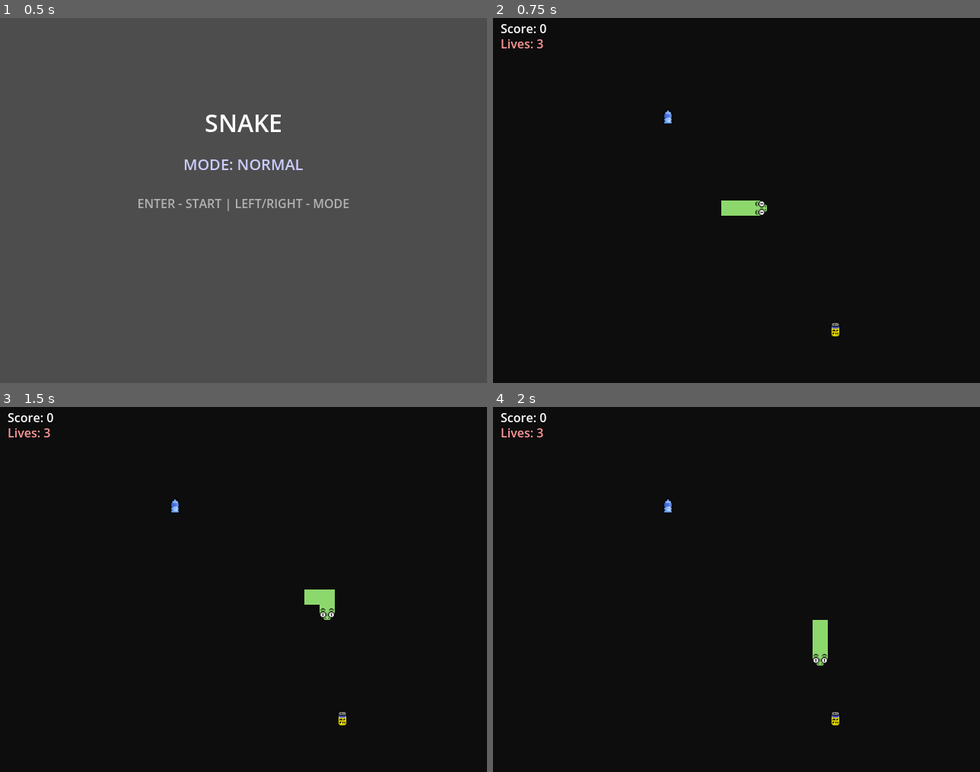
Above: before the commit, frames 1-4 (two rows, left to right).
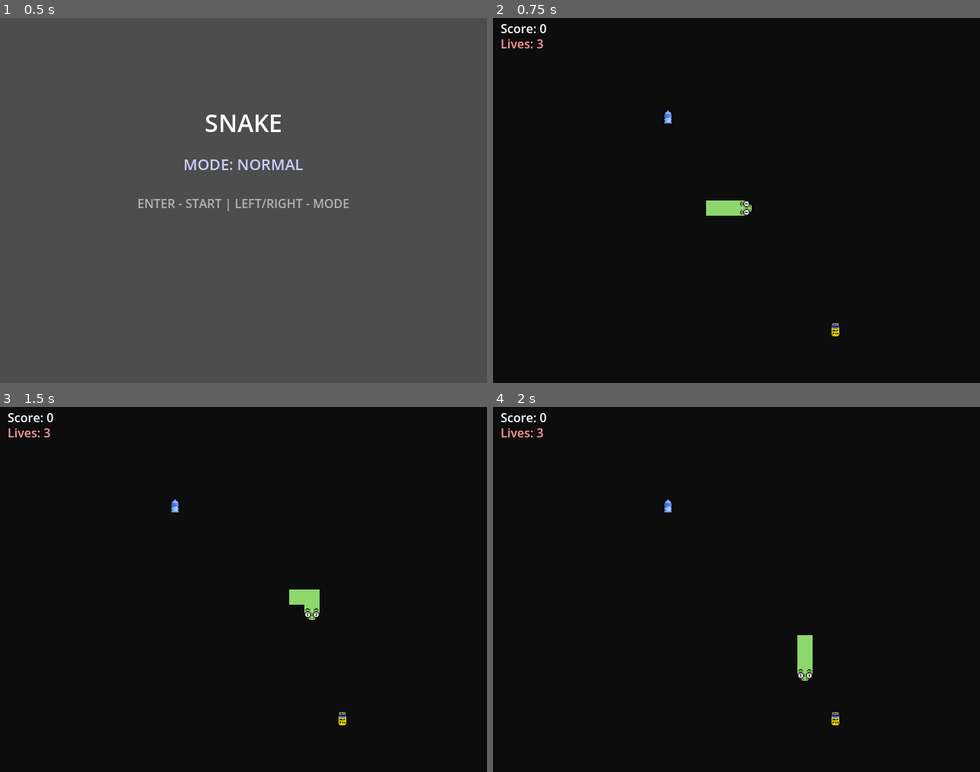
Above: after the commit, the same moments.

Repository: gdx165016/Looptrotter2D
Game: Godot game, scene res://scenes/snake_game.tscn
Two runs of this game, one before a commit and one after it. Both use one fixed random seed, a clock stepped at 60 frames per second and the inputs below. The project has no main scene, so this scene is started directly.
Inputs:
- Up to frame 1 (0.5 s): no input
- Up to frame 2 (0.75 s): tap Enter (ui_accept) at 0.5, 0.6 s; hold Right (ui_right) from 0.53 s (still down)
- Up to frame 3 (1.5 s): tap Enter (ui_accept) at 0.77, 1.07, 1.35 s; release Right (ui_right) at 1.28 s; hold Down (ui_down) from 1.28 s (still down)
- Up to frame 4 (2 s): keep holding Down (ui_down); tap Enter (ui_accept) at 1.52, 1.82 s

Frame 1 is identical in both runs. In frame 2, 0.3% of the frame differs, in the area x 43-57%, y 50-55%; in frame 3, 0.5%; in frame 4, 0.7%, in the area x 62-69%, y 58-75%.

Commit message:
wersja finalna
poprawa powrotu do ekranu głównego, poprawa hardcore mode, dodanie napisów tutorialowych

Diff:
--- a/scenes/snake_game.gd
+++ b/scenes/snake_game.gd
@@ -16,7 +16,7 @@
 
 enum Direction { UP, DOWN, LEFT, RIGHT }
 enum GameMode { NORMAL, HARDCORE }
-enum GameState { MENU, PLAYING, GAME_OVER }
+enum GameState { MENU, INSTRUCTIONS_NORMAL, INSTRUCTIONS_HARDCORE, PLAYING, GAME_OVER }
 
 var direction_queue: Array[Direction] = []
 const MAX_QUEUE_SIZE := 3
@@ -45,6 +45,7 @@
 const HIT_FLASH_TIME := 0.25
 
 var party_border_phase: float = 0.0
+var hardcore_border_phase: float = 0.0   # 🚨 faza kogutów policyjnych
 
 
 func _ready() -> void:
@@ -132,10 +133,22 @@
 		_handle_menu_input()
 		return
 
+	if game_state == GameState.INSTRUCTIONS_NORMAL:
+		queue_redraw()
+		if Input.is_action_just_pressed("ui_accept"):
+			_start_game()
+		return
+
+	if game_state == GameState.INSTRUCTIONS_HARDCORE:
+		queue_redraw()
+		if Input.is_action_just_pressed("ui_accept"):
+			_start_game()
+		return
+
 	if game_state == GameState.GAME_OVER:
 		queue_redraw()
 		if Input.is_action_just_pressed("ui_accept"):
-			_start_game()
+			game_state = GameState.MENU
 		return
 
 	if paused:
@@ -155,6 +168,10 @@
 	if party_mode and good_food_eaten >= 2:
 		party_border_phase += delta * 8.0
 
+	# 🚨 HARDCORE BORDER ANIMATION — tylko w party mode
+	if game_mode == GameMode.HARDCORE and party_mode and game_state == GameState.PLAYING:
+		hardcore_border_phase += delta * 6.0
+
 
 # ---------------- INPUT ----------------
 
@@ -165,7 +182,10 @@
 		queue_redraw()
 
 	if Input.is_action_just_pressed("ui_accept"):
-		_start_game()
+		if game_mode == GameMode.NORMAL:
+			game_state = GameState.INSTRUCTIONS_NORMAL
+		else:
+			game_state = GameState.INSTRUCTIONS_HARDCORE
 
 
 func _handle_input() -> void:
@@ -222,7 +242,9 @@
 
 	var new_head := head + dir_vec
 
+	# ---------------- WALL COLLISION = INSTANT DEATH ----------------
 	if new_head.x < 0 or new_head.x >= GRID_WIDTH or new_head.y < 0 or new_head.y >= GRID_HEIGHT:
+		lives = 1
 		_lose_life()
 		return
 
@@ -284,7 +306,7 @@
 	queue_redraw()
 
 
-# ---------------- FIXED ROTATION (PRZYWRÓCONE) ----------------
+# ---------------- FIXED ROTATION ----------------
 
 func _get_head_rotation() -> float:
 	match direction:
@@ -307,12 +329,13 @@
 	var screen_w = GRID_WIDTH * CELL_SIZE
 	var screen_h = GRID_HEIGHT * CELL_SIZE
 
+	# ---------------- GAME OVER ----------------
 	if game_state == GameState.GAME_OVER:
 
 		draw_rect(Rect2(Vector2.ZERO, Vector2(screen_w, screen_h)), Color(0,0,0))
 
 		var txt1 := "GAME OVER"
-		var txt2 := "PRESS ENTER TO RESTART"
+		var txt2 := "PRESS ENTER TO RETURN"
 
 		var s1 = font.get_string_size(txt1, HORIZONTAL_ALIGNMENT_LEFT, -1, 32)
 		var s2 = font.get_string_size(txt2, HORIZONTAL_ALIGNMENT_LEFT, -1, 20)
@@ -322,7 +345,45 @@
 
 		return
 
-
+	# ---------------- INSTRUCTIONS NORMAL ----------------
+	if game_state == GameState.INSTRUCTIONS_NORMAL:
+
+		draw_rect(Rect2(Vector2.ZERO, Vector2(screen_w, screen_h)), Color(0,0,0))
+
+		var txt1 := "MOCNY FULL – zbieraj, aby dostawać punkty"
+		var txt2 := "WODA – uważaj, zabiera ci ona życia!"
+		var txt3 := "ZDERZENIE ZE ŚCIANĄ – to game over"
+		var txt4 := "NACIŚNIJ ENTER, ABY ZACZĄĆ"
+
+		var s1 = font.get_string_size(txt1, HORIZONTAL_ALIGNMENT_LEFT, -1, 20)
+		var s2 = font.get_string_size(txt2, HORIZONTAL_ALIGNMENT_LEFT, -1, 20)
+		var s3 = font.get_string_size(txt3, HORIZONTAL_ALIGNMENT_LEFT, -1, 20)
+		var s4 = font.get_string_size(txt4, HORIZONTAL_ALIGNMENT_LEFT, -1, 18)
+
+		draw_string(font, Vector2((screen_w - s1.x)/2, 150), txt1, HORIZONTAL_ALIGNMENT_LEFT, -1, 20, Color.WHITE)
+		draw_string(font, Vector2((screen_w - s2.x)/2, 190), txt2, HORIZONTAL_ALIGNMENT_LEFT, -1, 20, Color.WHITE)
+		draw_string(font, Vector2((screen_w - s3.x)/2, 230), txt3, HORIZONTAL_ALIGNMENT_LEFT, -1, 20, Color.WHITE)
+		draw_string(font, Vector2((screen_w - s4.x)/2, 300), txt4, HORIZONTAL_ALIGNMENT_LEFT, -1, 18, Color(0.8,0.8,1))
+
+		return
+
+	# ---------------- INSTRUCTIONS HARDCORE ----------------
+	if game_state == GameState.INSTRUCTIONS_HARDCORE:
+
+		draw_rect(Rect2(Vector2.ZERO, Vector2(screen_w, screen_h)), Color(0,0,0))
+
+		var txt1 := "Zbieraj MOCNY FULL, kaucja sama się nie odda!"
+		var txt2 := "NACIŚNIJ ENTER, ABY ZACZĄĆ"
+
+		var s1 = font.get_string_size(txt1, HORIZONTAL_ALIGNMENT_LEFT, -1, 22)
+		var s2 = font.get_string_size(txt2, HORIZONTAL_ALIGNMENT_LEFT, -1, 18)
+
+		draw_string(font, Vector2((screen_w - s1.x)/2, 200), txt1, HORIZONTAL_ALIGNMENT_LEFT, -1, 22, Color.WHITE)
+		draw_string(font, Vector2((screen_w - s2.x)/2, 260), txt2, HORIZONTAL_ALIGNMENT_LEFT, -1, 18, Color(0.8,0.8,1))
+
+		return
+
+	# ---------------- MENU ----------------
 	if game_state == GameState.MENU:
 
 		var title := "SNAKE"
@@ -340,8 +401,27 @@
 		return
 
 
+	# ---------------- GAMEPLAY ----------------
+
 	draw_rect(Rect2(Vector2.ZERO, Vector2(screen_w, screen_h)), Color(0.05,0.05,0.05))
 
+	# 🚨 HARDCORE BORDER EFFECT — tylko w party mode
+	if game_mode == GameMode.HARDCORE and party_mode and game_state == GameState.PLAYING:
+
+		var t = sin(hardcore_border_phase)
+
+		var col1 = Color(1, 0, 0, abs(t))     # czerwony
+		var col2 = Color(0, 0.3, 1, abs(-t)) # niebieski
+
+		var thickness = 6
+
+		draw_rect(Rect2(0, 0, screen_w, thickness), col1 if t > 0 else col2)
+		draw_rect(Rect2(0, screen_h - thickness, screen_w, thickness), col1 if t > 0 else col2)
+		draw_rect(Rect2(0, 0, thickness, screen_h), col1 if t > 0 else col2)
+		draw_rect(Rect2(screen_w - thickness, 0, thickness, screen_h), col1 if t > 0 else col2)
+
+
+	# ---------------- FOOD + SNAKE ----------------
 
 	if party_mode:
 
@@ -383,18 +463,36 @@
 			draw_rect(Rect2(pos, Vector2(CELL_SIZE,CELL_SIZE)), Color("#8DD86D"))
 
 
+	# ---------------- PARTY MODE TEXT (na wierzchu, migający) ----------------
+	if party_mode:
+
+		var txt := "PARTY MODE"
+		var size = font.get_string_size(txt, HORIZONTAL_ALIGNMENT_LEFT, -1, 20)
+
+		var t = sin(hardcore_border_phase)
+
+		var col1 = Color(1, 0, 0, abs(t))
+		var col2 = Color(0, 0.3, 1, abs(-t))
+
+		var final_color = col1 if t > 0 else col2
+
+		draw_string(
+			font,
+			Vector2((screen_w - size.x)/2, 90),
+			txt,
+			HORIZONTAL_ALIGNMENT_LEFT,
+			-1,
+			20,
+			final_color
+		)
+
+
+	# ---------------- HUD ----------------
+
 	draw_string(font, Vector2(10,20), "Score: %d" % score, HORIZONTAL_ALIGNMENT_LEFT, -1, 16, Color.WHITE)
 	draw_string(font, Vector2(10,40), "Lives: %d" % lives, HORIZONTAL_ALIGNMENT_LEFT, -1, 16, Color(1,0.6,0.6))
 
 
-	if party_mode:
-
-		var txt := "PARTY MODE"
-		var size = font.get_string_size(txt, HORIZONTAL_ALIGNMENT_LEFT, -1, 20)
-
-		draw_string(font, Vector2((screen_w - size.x)/2, 90), txt, HORIZONTAL_ALIGNMENT_LEFT, -1, 20, Color(1,1,0))
-
-
 	if hit_flash > 0.0:
 
 		var alpha := hit_flash / HIT_FLASH_TIME
